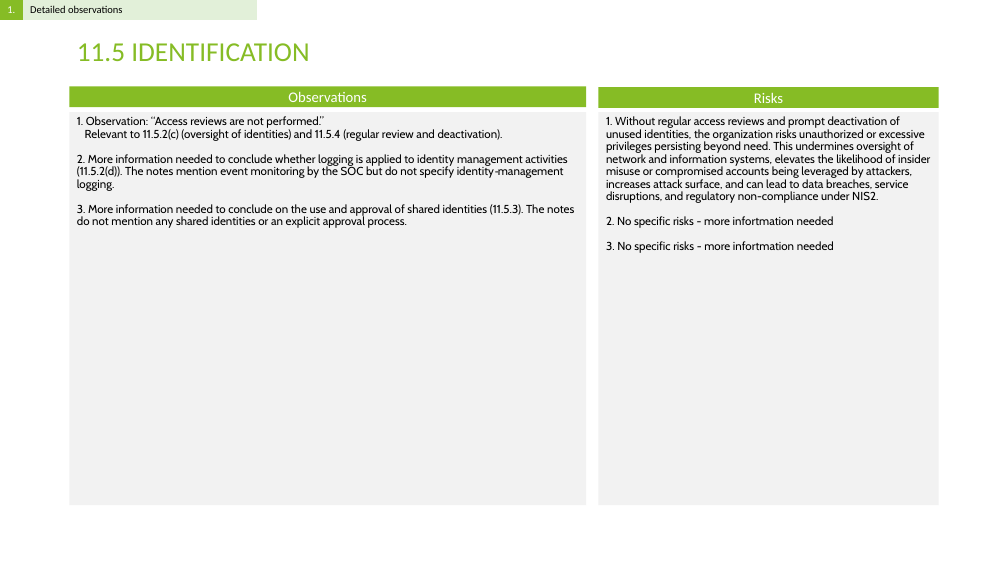
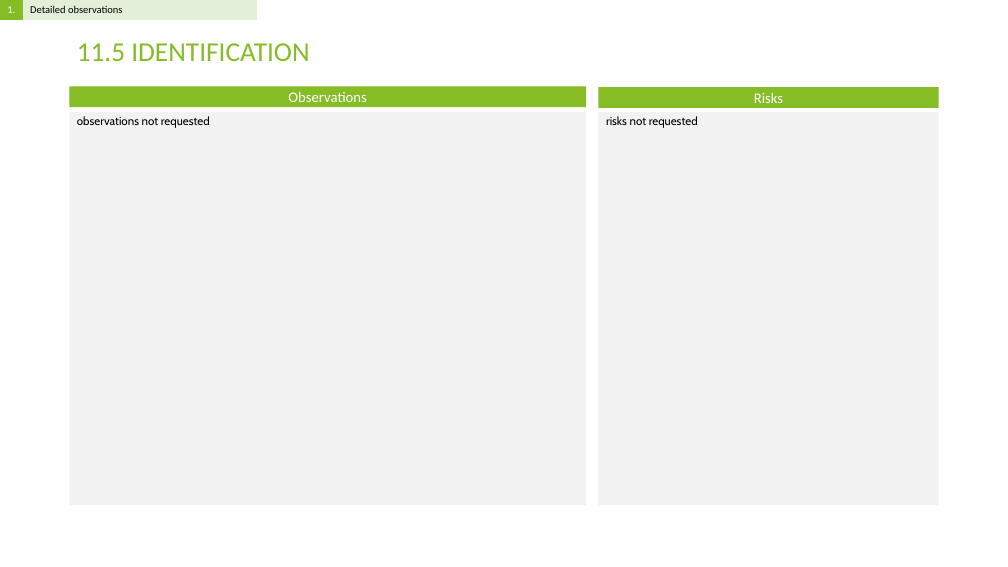
Before and after one commit to Rokas01/tprm, a slide deck: slide 11 of filename.pptx. Drawn at 1008x567 pixels with LibreOffice and Linux fonts; fonts in the diff are those of the drawing. Boxes give left, top, right and bottom in pixels: in the first picture for what was removed or moved away, otherwise in the second. Text is boxed around its words. In the diff, an @@ line names an element or a change of style, - is before the commit and + after.

```diff
--- a/filename.pptx
+++ b/filename.pptx
@@ text at (77,116,210,128): text changed @@
-1. Observation: “Access reviews are not performed.”
-Relevant to 11.5.2(c) (oversight of identities) and 11.5.4 (regular review and deactivation).
-2. More information needed to conclude whether logging is applied to identity management activities (11.5.2(d)). The notes mention event monitoring by the SOC but do not specify identity‐management logging.
-3. More information needed to conclude on the use and approval of shared identities (11.5.3). The notes do not mention any shared identities or an explicit approval process.
+observations not requested
@@ text at (606,116,698,128): text changed @@
-1. Without regular access reviews and prompt deactivation of unused identities, the organization risks unauthorized or excessive privileges persisting beyond need. This undermines oversight of network and information systems, elevates the likelihood of insider misuse or compromised accounts being leveraged by attackers, increases attack surface, and can lead to data breaches, service disruptions, and regulatory non-compliance under NIS2.
-2. No specific risks - more infortmation needed
-3. No specific risks - more infortmation needed
+risks not requested
```
Also in this commit, not shown: 13 other slides changed, 1 other file.
